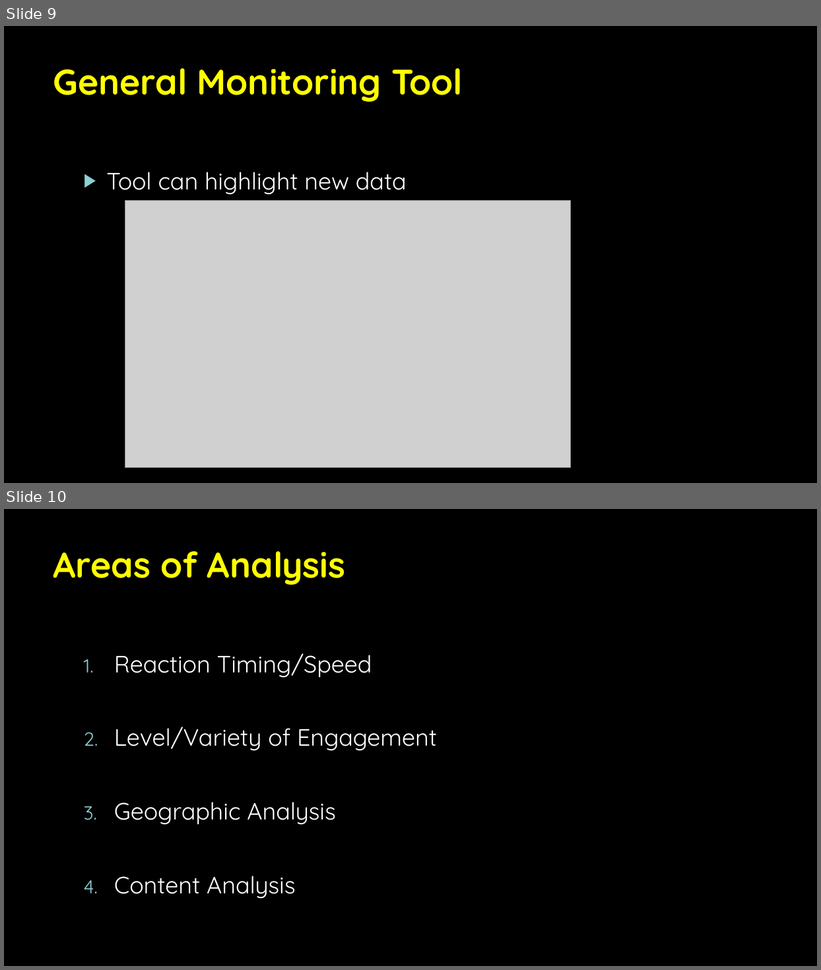
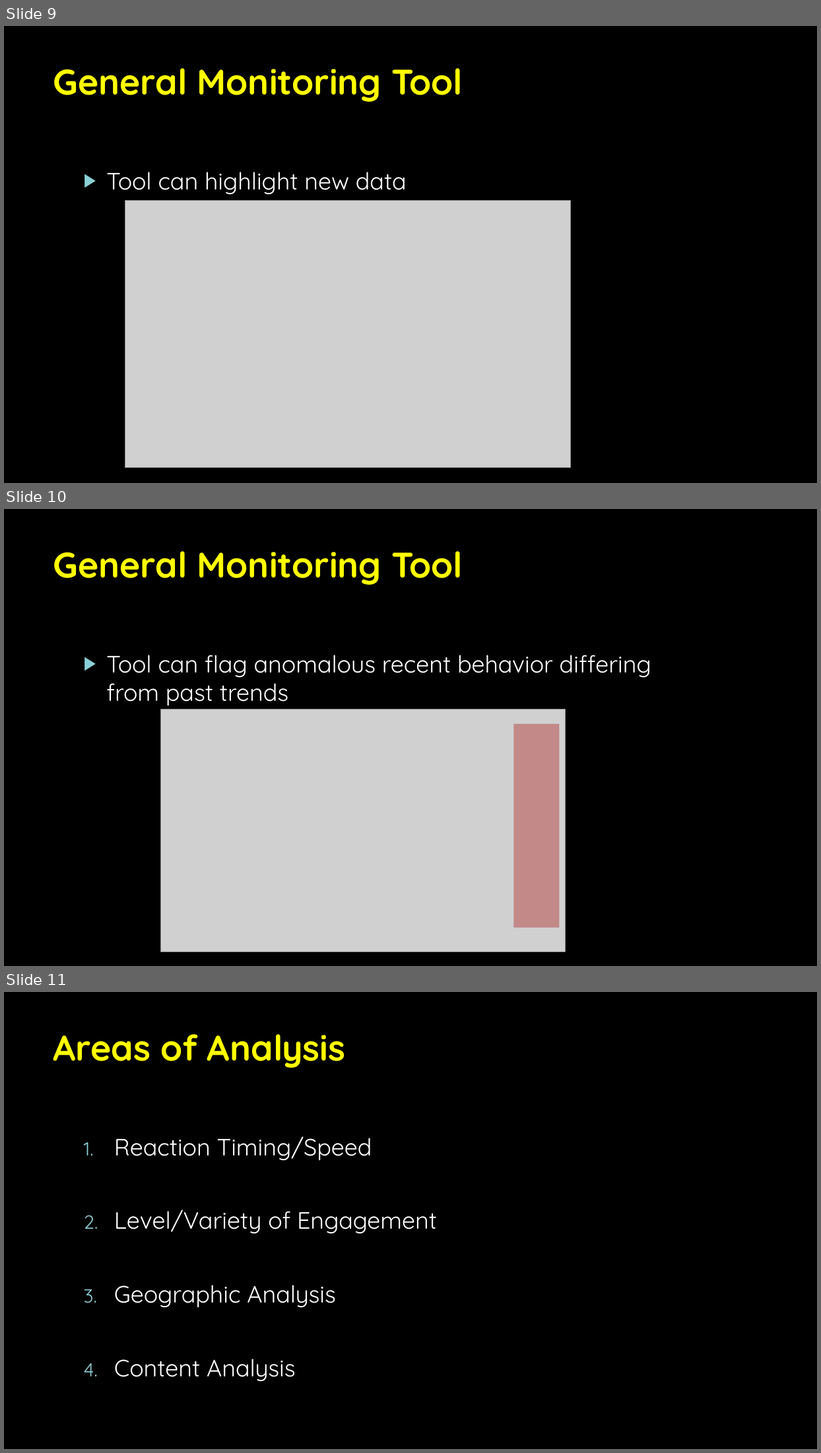
Before and after one commit to Luke-Patterson/BPCIA, a slide deck: BPCI Twitter Analysis Slides.pptx. Shown one above the other, each under a label of ours: slides 9 and 10 before the commit, slides 9, 10 and 11 after it. The pictures are 821x970 and 821x1453 pixels, drawn with LibreOffice and Linux fonts; fonts in the diff are those of the drawing; grey boxes stand for pictures; background and template pictures are left out. Boxes give left, top, right and bottom in pixels: in the first picture for what was removed or moved away, otherwise in the second. Text is boxed around its words. In the diff, an @@ line names an element or a change of style, - is before the commit and + after.

```diff
--- a/BPCI Twitter Analysis Slides.pptx
+++ b/BPCI Twitter Analysis Slides.pptx
@@ slide 10 added at [4,509,817,966], background picture (left out) @@
@@ title added at [54,551,463,585], 42 pt, text #FFFF00, bold @@
+General Monitoring Tool
@@ text added at [106,655,651,706], 28 pt, text #FFFFFF @@
+▶ Tool can flag anomalous recent behavior differing from past trends
@@ picture added at [161,709,565,952] @@
@@ rectangle added at [514,724,560,928], fill #B01513 at 38% opacity @@
@@ what was slide 10 is now slide 11 @@
```
Also in this commit, not shown: 2 slides changed, 1 other slide added, 2 slides removed, 35 other files.
